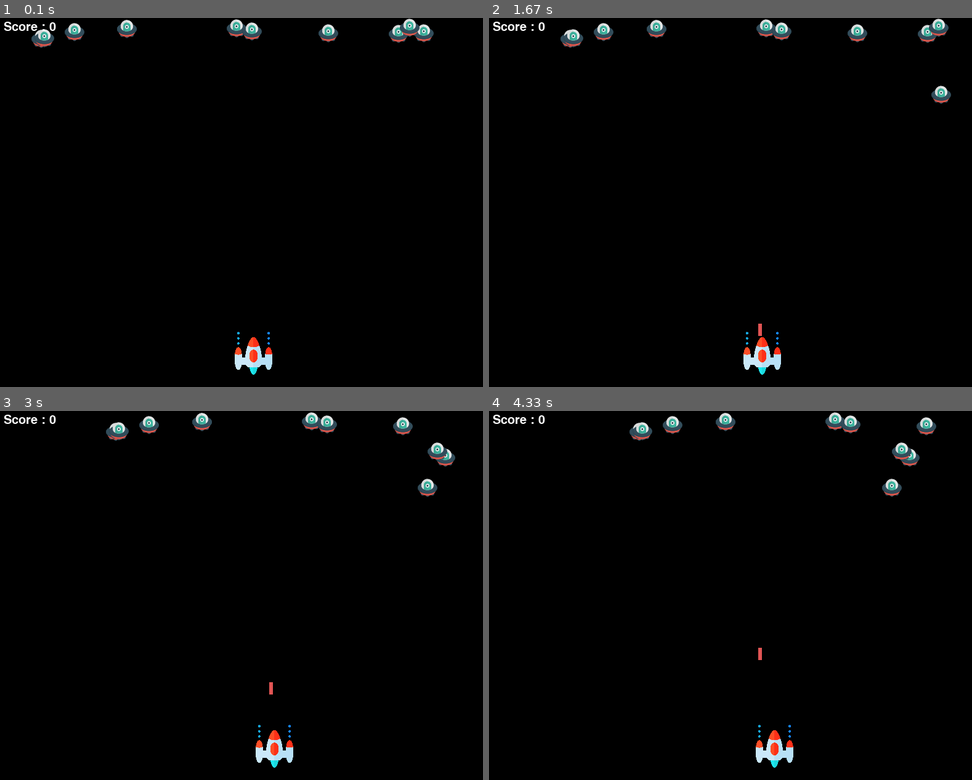
Above: before the commit, frames 1-4 (two rows, left to right).
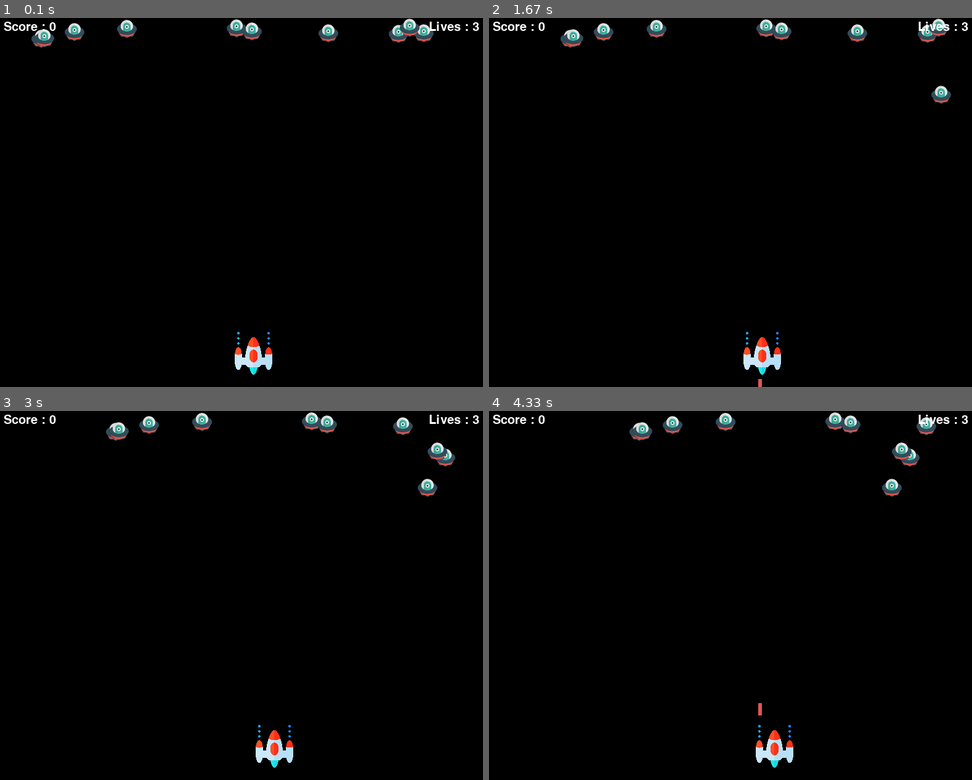
Above: after the commit, the same moments.

Repository: ujjwol75/pygame
Game: pygame game, started from alien invasion/main.py
Two runs of this game, one before a commit and one after it. Both use one fixed random seed, a clock stepped at 60 frames per second and the inputs below.
Inputs:
- Up to frame 1 (0.1 s): no input
- Up to frame 2 (1.67 s): hold Right 0.33-0.8 s; hold Right 0.83-1.3 s; tap Space at 0.9, 1.2, 1.4 s; hold Left from 1.33 s (still down)
- Up to frame 3 (3 s): tap Space at 1.7, 1.97, 2.27, 2.4, 2.7 s; release Left at 1.87 s; hold Left 1.9-2.3 s; hold Right 2.33-2.97 s
- Up to frame 4 (4.33 s): hold Left 3-3.47 s; tap Space at 3.07, 3.37, 3.57, 3.87, 4.07 s; hold Right 3.5-3.97 s; hold Right from 4 s (still down)

The runs differ from the first frame. In frame 1, 0.1% of the frame differs, in the area x 88-100%, y 1-4%; in frame 2, 0.1%; in frame 3, 0.1%; in frame 4, 0.2%, in the area x 55-100%, y 1-83%.

Commit message:
pygame commit

Diff:
--- a/alien invasion/main.py
+++ b/alien invasion/main.py
@@ -19,7 +19,7 @@
 pygame.display.set_icon(icon)
 
 score = 0
-lives = 0
+lives = 3
 
 # player
 playerimg = pygame.image.load("space-invaders.png")
@@ -50,7 +50,7 @@
 bulletimg = pygame.image.load("pixel_laser_red.png")
 bulletimg = pygame.transform.scale(bulletimg, (60, 60))
 bulletX = 0
-bulletY = 510
+bulletY = 600
 bulletX_change = 0
 bulletY_change = 0.7
 bullet_state = "ready"
@@ -74,7 +74,7 @@
 
 def iscollision(enemyX, enemyY, bulletX, bulletY):
     distance = math.sqrt(math.pow(enemyX-bulletX,2) + (math.pow(enemyY-bulletY, 2)))
-    if distance < 40:
+    if distance < 24:
         return True
     else:
         return False
@@ -88,14 +88,18 @@
 
 # def testing_gameover(enemyX, enemyY, playerX, playerY):
 #     gameover = math.sqrt(math.pow(enemyX-playerX,2) + (math.pow(enemyY-playerY,2)))
-#     if gameover:
+#     if gameover < 5:
 #         return True
 #     else:
 #         False
 
-# def gameOver_score():
-#     game = font.render('Lives : ' + str(score), True, (255, 255, 255))
-#     screen.blit(game, (750, 5))
+def gameOver_score():
+    game = font.render('Lives : ' + str(lives), True, (255, 255, 255))
+    screen.blit(game, (700, 5))
+
+def gameovermessage():
+    overText = font.render("Game Over", True, (255, 255, 255))
+    screen.blit(overText, (350,250))
 
 running = True
 while running:
@@ -132,9 +136,19 @@
     for i in range(num_of_enemies):
         # gameover_text = testing_gameover(enemyX[i], enemyY[i], playerX, playerY)
         # if gameover_text:
-        #     lives += 1
-        #     if lives == 3:
+        #     lives -= 1
+        #     if lives == 0:
+        #         gameovermessage()
         #         running = False
+        if enemyY[i] >= 510:
+            if playerY == enemyY[i]:
+                lives -= 1
+                if lives == 0:
+                    gameovermessage()
+                    running = False
+
+
+
         enemyX[i] += enemyX_change[i]
         # enemy movement
         if enemyX[i] <= 0:
@@ -167,7 +181,7 @@
         firebullet(bulletX, bulletY)
         bulletY -= bulletY_change
 
-
+    gameOver_score()
     scoreboard()
     player(playerX, playerY)
     enemy(enemyX[i], enemyY[i], i)
--- /dev/null
+++ b/snake/main.py
@@ -0,0 +1,98 @@
+import pygame
+import random
+
+#initialize the pygame
+pygame.init()
+
+#screen of device
+screen_width = 600
+screen_height = 600
+screen = pygame.display.set_mode((600, 600))
+
+# snake variables
+snake_x = 280
+snake_y = 280
+snake_size = 10
+vel_x = 0
+vel_y = 0
+
+#food for snake variables
+food_x = random.randint(0,screen_width)
+food_y = random.randint(0,screen_width)
+food_size = 10
+
+#snake head
+snake_list = []
+score = 0
+snake_length = 1
+font = pygame.font.Font('freesansbold.ttf', 20)
+
+def scoreBoard():
+    text = font.render("Score : " + str(score), True, (255, 255, 255))
+    screen.blit(text, (5,5))
+
+def gameOver():
+    text = font.render("Game Over ", True, (255, 255, 255))
+    screen.blit(text, (280,280))
+
+
+def snakeCreate():
+    for x,y in snake_list:
+        pygame.draw.rect(screen, (187,187,187), (x, y, snake_size, snake_size))
+
+
+
+running = True
+while running:
+    for event in pygame.event.get():
+            if event.type == pygame.QUIT:
+                running = False
+            if event.type == pygame.KEYDOWN:
+                if event.key == pygame.K_LEFT:
+                    vel_x = -0.1
+                    vel_y = 0
+                elif event.key == pygame.K_RIGHT:
+                    vel_x = 0.1
+                    vel_y = 0
+                elif event.key == pygame.K_UP:
+                    vel_x = 0
+                    vel_y = -0.1
+                elif event.key == pygame.K_DOWN:
+                    vel_x = 0
+                    vel_y = 0.1
+
+    snake_x = snake_x + vel_x
+    snake_y = snake_y + vel_y
+
+# food eating code
+    if (abs(snake_x - food_x) <= 7) and (abs(snake_y - food_y) <= 7):
+        food_x = random.randint(0,screen_width)
+        food_y = random.randint(0,screen_width)
+        score += 100
+        snake_length = snake_length + 100
+
+# length of snake
+    snake_head = []
+    snake_head.append(snake_x)
+    snake_head.append(snake_y)
+    snake_list.append(snake_head)
+
+    if len(snake_list) > snake_length:
+        del snake_list[0]
+
+    screen.fill((0,0,0))
+    snakeCreate()
+
+    #collision text in boundries
+    if snake_x <= 0 or snake_x >= 600:
+        running = False
+    elif snake_y <= 0 or snake_y >= 600:
+        running = False
+
+
+    scoreBoard()
+
+
+    pygame.draw.rect(screen, (255,0,0), (food_x, food_y, food_size, food_size))
+
+    pygame.display.update()
